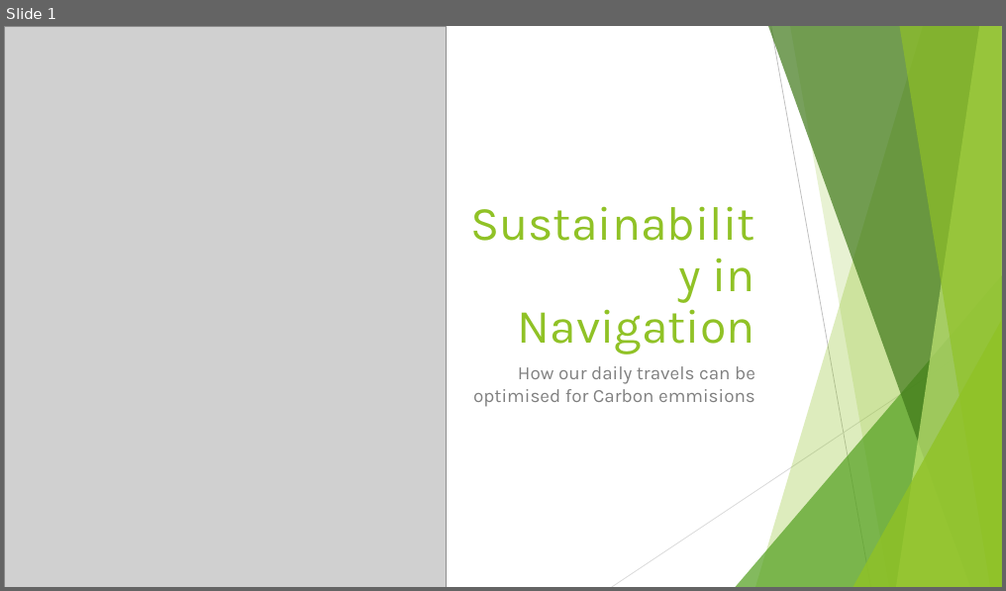
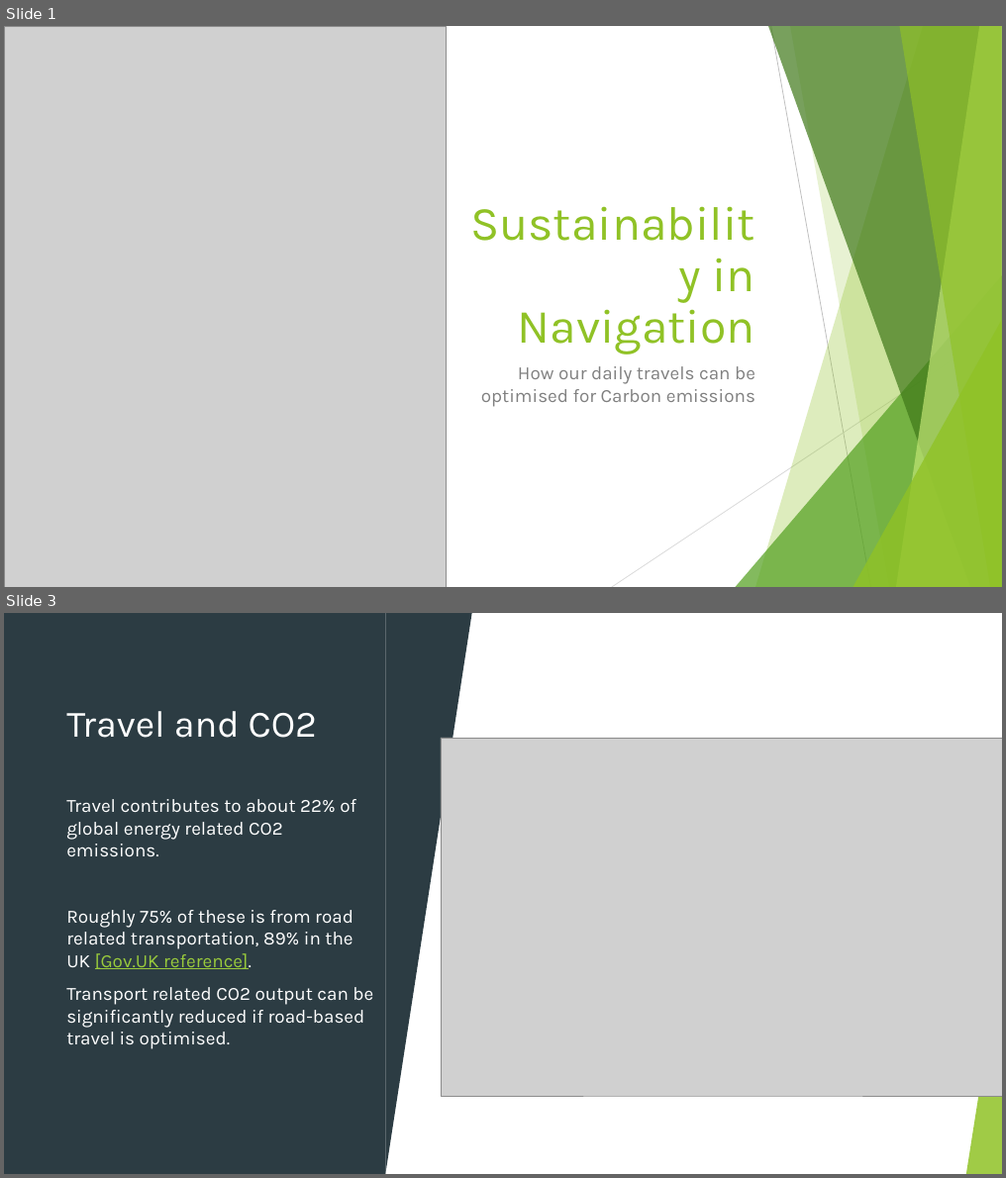
Before and after one commit to VlaStudy/ModelMapping, a slide deck: SustainabilityInNavigationPresentation.pptx. Shown one above the other, each under a label of ours: slide 1 before the commit, slides 1 and 3 after it; the slides between them are not shown. The pictures are 1006x591 and 1006x1178 pixels, drawn with LibreOffice and Linux fonts; fonts in the diff are those of the drawing; grey boxes stand for pictures. Boxes give left, top, right and bottom in pixels: in the first picture for what was removed or moved away, otherwise in the second. Text is boxed around its words. In the diff, an @@ line names an element or a change of style, - is before the commit and + after.

```diff
--- a/SustainabilityInNavigationPresentation.pptx
+++ b/SustainabilityInNavigationPresentation.pptx
@@ slide 3 added at (4,613,1002,1174), background #FFFFFF; not listed: 9 template elements that a slide beside it also shows @@
@@ rectangle added at (4,613,1002,1174), fill #FFFFFF @@
@@ rectangle added at (4,613,386,1174), fill #2C3C43 @@
@@ triangle added at (386,613,472,1174), fill #2C3C43 @@
@@ title added at (66,711,317,738), 36 pt, text #FFFFFF @@
+Travel and CO2
@@ picture added at (441,738,1002,1096) @@
@@ text added at (66,799,373,1050), 18 pt, text #FFFFFF @@
+Travel contributes to about 22% of global energy related CO2 emissions.
+Roughly 75% of these is from road related transportation, 89% in the UK [Gov.UK reference].
+Transport related CO2 output can be significantly reduced if road-based travel is optimised.
@@ triangle added at (4,942,41,1174), fill #90C226 at 85% opacity @@
@@ triangle added at (966,942,1002,1174), fill #90C226 at 85% opacity @@
@@ slide 1 changed as well @@
@@ subtitle at (481,367,755,407): text changed @@
-How our daily travels can be optimised for Carbon emmisions
+How our daily travels can be optimised for Carbon emissions
```
Also in this commit, not shown: 5 other slides changed, 2 other slides added, 3 slides removed, 2 other files.
